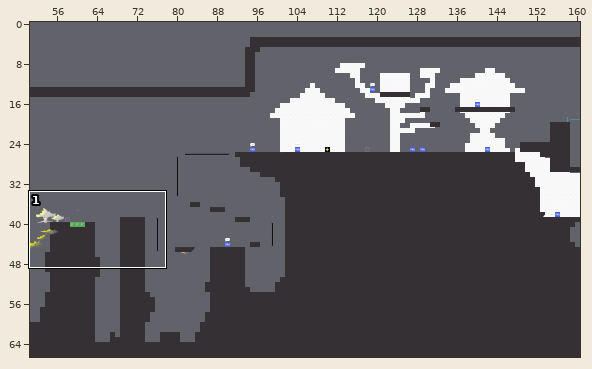
Tiled map: assets/tilemaps/Alpha1.tmx. The picture above shows the old version from afar; the outline marks the close-up.
Close-up. The starting point:
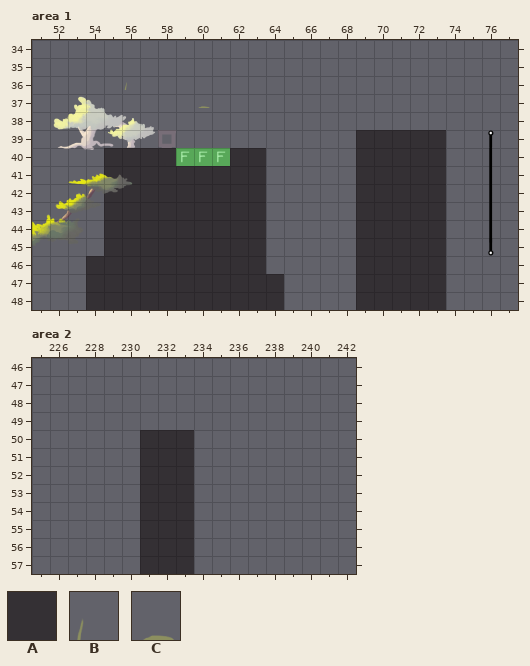
Cells are 64x64 px. Shown: area 1 x 51..77, y 34..48; area 2 x 225..242, y 46..57. The commit also changed other parts of the map, which this record leaves out. Layer "Herbe" is drawn 0,-14 px off the grid. Layer "Herbes" is drawn 0,-16 px off the grid.
Key: from "Alpha_test1": A 116; from "HERBES": B 299, C 547.
_ is an empty cell.
Layers that did not change in this view are not listed.
Layer "Sol" before, area 2, first column x 225:
46 __________________
47 __________________
48 __________________
49 __________________
50 ______AAA_________
51 ______AAA_________
52 ______AAA_________
53 ______AAA_________
54 ______AAA_________
55 ______AAA_________
56 ______AAA_________
57 ______AAA_________
The same view after the edit:
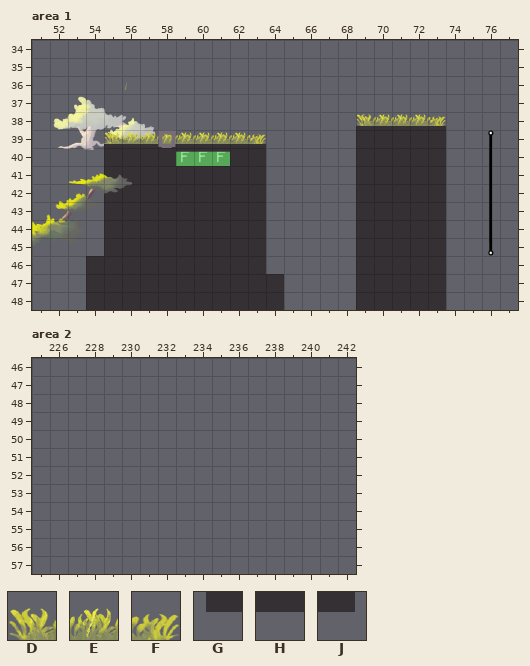
Further tiles: from "HERBES": D 812, E 813, F 814, G 854, H 855, J 856.
Change:
Changed rows in their new state; . is an unchanged cell.
Layer "Herbes", area 1:
first column x 55:
37 ....._.............
38 ..............DEEEF
39 ..............HHHHH
40 H.......H..........
Layer "Herbe", area 1:
first column x 55:
39 DEEEEEEEF
40 GHHHHHHHJ
Layer "Sol", area 2:
first column x 231:
50 ___
51 ___
52 ___
53 ___
54 ___
55 ___
56 ___
57 ___
